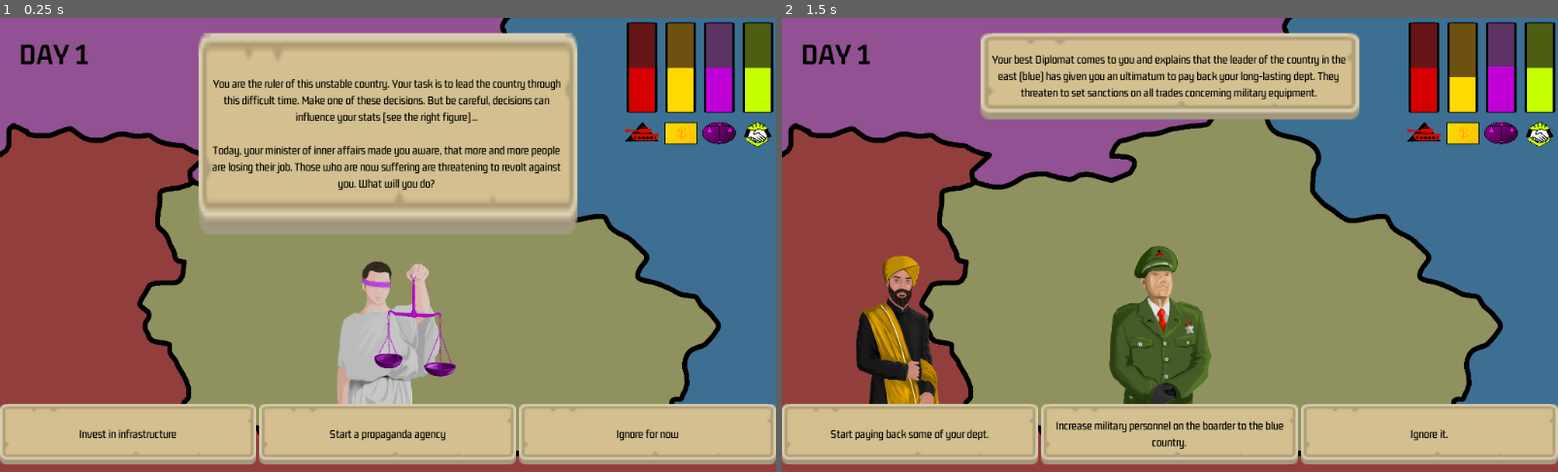
Above: before the commit, frames 1-2 (left to right).
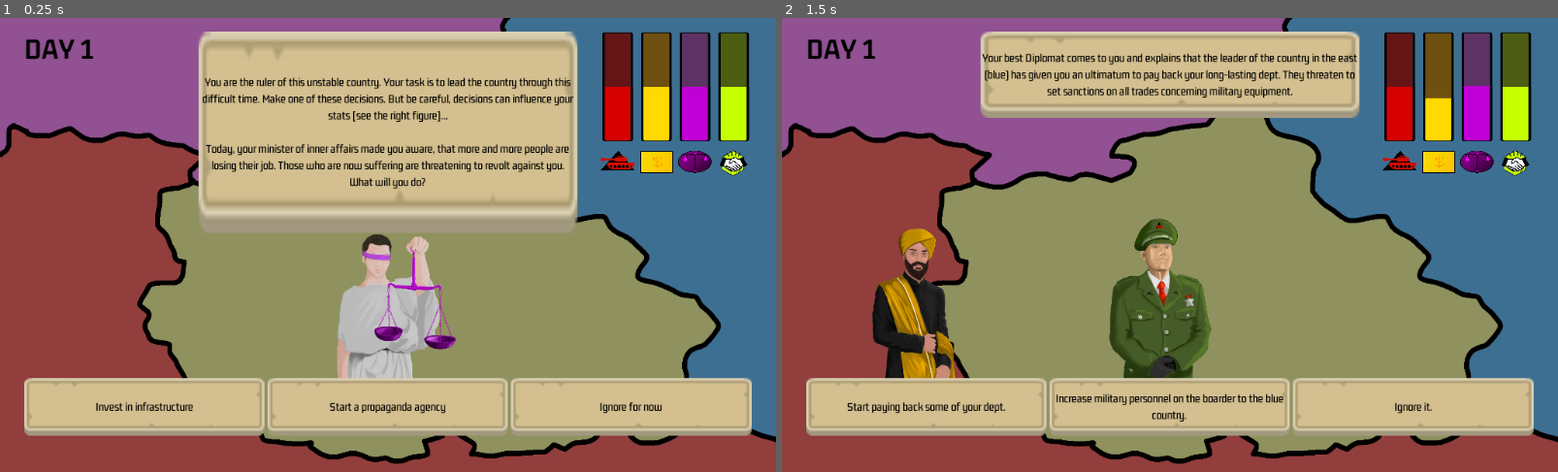
Above: after the commit, the same moments.

Repository: dsg-jam/LD49
Game: Godot game, scene res://scenes/overview.tscn
The game is run twice, just before and just after one commit, with the same random seed, the same clock (stepped at 60 frames per second) and the same inputs.
Inputs (mouse positions are in pixels of both pictures, inside the frame that each line leads up to):
- Up to frame 1 (0.25 s): no input
- Up to frame 2 (1.5 s): tap Enter at 0.5 s; click (913, 435) at 1.27 s

The runs differ from the first frame. In frame 1, 27% of the frame differs, in the area x 0-100%, y 0-99%; in frame 2, 29%.

Commit message:
update ui with  m a r g i n s

Diff:
--- a/scenes/overview.tscn
+++ b/scenes/overview.tscn
@@ -7,7 +7,7 @@
 [ext_resource path="res://ui/event.tscn" type="PackedScene" id=5]
 [ext_resource path="res://assets/fonts/DayX_font.tres" type="DynamicFont" id=6]
 
-[node name="UI" type="Control"]
+[node name="Overview" type="Control"]
 anchor_right = 1.0
 anchor_bottom = 1.0
 script = ExtResource( 2 )
@@ -25,26 +25,32 @@
 "_edit_use_anchors_": false
 }
 
-[node name="Decision" parent="." instance=ExtResource( 1 )]
-visible = false
+[node name="Margins" type="Control" parent="."]
+anchor_right = 1.0
+anchor_bottom = 1.0
+margin_left = 32.0
+margin_top = 18.0
+margin_right = -32.0
+margin_bottom = -36.0
 
-[node name="Event" parent="." instance=ExtResource( 5 )]
-visible = false
-
-[node name="StatsContainer" parent="." instance=ExtResource( 3 )]
-anchor_left = 1.0
-anchor_bottom = 0.0
-margin_left = -200.0
-margin_top = 5.0
-margin_bottom = 175.0
-rect_min_size = Vector2( 200, 175 )
-
-[node name="Day" type="Label" parent="."]
-margin_left = 25.0
-margin_top = 25.0
+[node name="Day" type="Label" parent="Margins"]
 custom_fonts/font = ExtResource( 6 )
 text = "DAY 1"
 valign = 2
+__meta__ = {
+"_edit_use_anchors_": false
+}
 
-[connection signal="selected" from="Decision" to="." method="_on_Decision_selected"]
-[connection signal="acknowledged" from="Event" to="." method="_on_Event_acknowledged"]
+[node name="Decision" parent="Margins" instance=ExtResource( 1 )]
+visible = false
+
+[node name="Event" parent="Margins" instance=ExtResource( 5 )]
+
+[node name="StatsContainer" parent="Margins" instance=ExtResource( 3 )]
+anchor_left = 1.0
+anchor_bottom = 0.0
+grow_horizontal = 0
+rect_min_size = Vector2( 200, 200 )
+
+[connection signal="selected" from="Margins/Decision" to="." method="_on_Decision_selected"]
+[connection signal="acknowledged" from="Margins/Event" to="." method="_on_Event_acknowledged"]
--- a/scripts/overview.gd
+++ b/scripts/overview.gd
@@ -1,8 +1,8 @@
 extends Node
 
-onready var event_display := $Event
-onready var decision_display := $Decision
-onready var day_label := $Day
+onready var event_display := $Margins/Event
+onready var decision_display := $Margins/Decision
+onready var day_label := $Margins/Day
 
 func _ready() -> void:
 	var err := Manager.connect("decision_started", self, "_on_decision_started")
--- a/ui/decision.tscn
+++ b/ui/decision.tscn
@@ -39,7 +39,6 @@
 anchor_left = 0.5
 anchor_right = 0.5
 margin_left = -250.0
-margin_top = 20.0
 margin_right = 250.0
 margin_bottom = 50.0
 rect_min_size = Vector2( 500, 50 )
@@ -52,8 +51,6 @@
 [node name="Label" type="Label" parent="TextureRect"]
 anchor_right = 1.0
 anchor_bottom = 1.0
-margin_left = 9.10913
-margin_right = -10.8909
 align = 1
 valign = 1
 autowrap = true
--- a/ui/event.tscn
+++ b/ui/event.tscn
@@ -16,7 +16,6 @@
 anchor_left = 0.5
 anchor_right = 0.5
 margin_left = -250.0
-margin_top = 20.0
 margin_right = 250.0
 margin_bottom = 50.0
 rect_min_size = Vector2( 500, 50 )
@@ -29,8 +28,6 @@
 [node name="Label" type="Label" parent="TextureRect"]
 anchor_right = 1.0
 anchor_bottom = 1.0
-margin_left = 9.10913
-margin_right = -10.8909
 align = 1
 valign = 1
 autowrap = true
